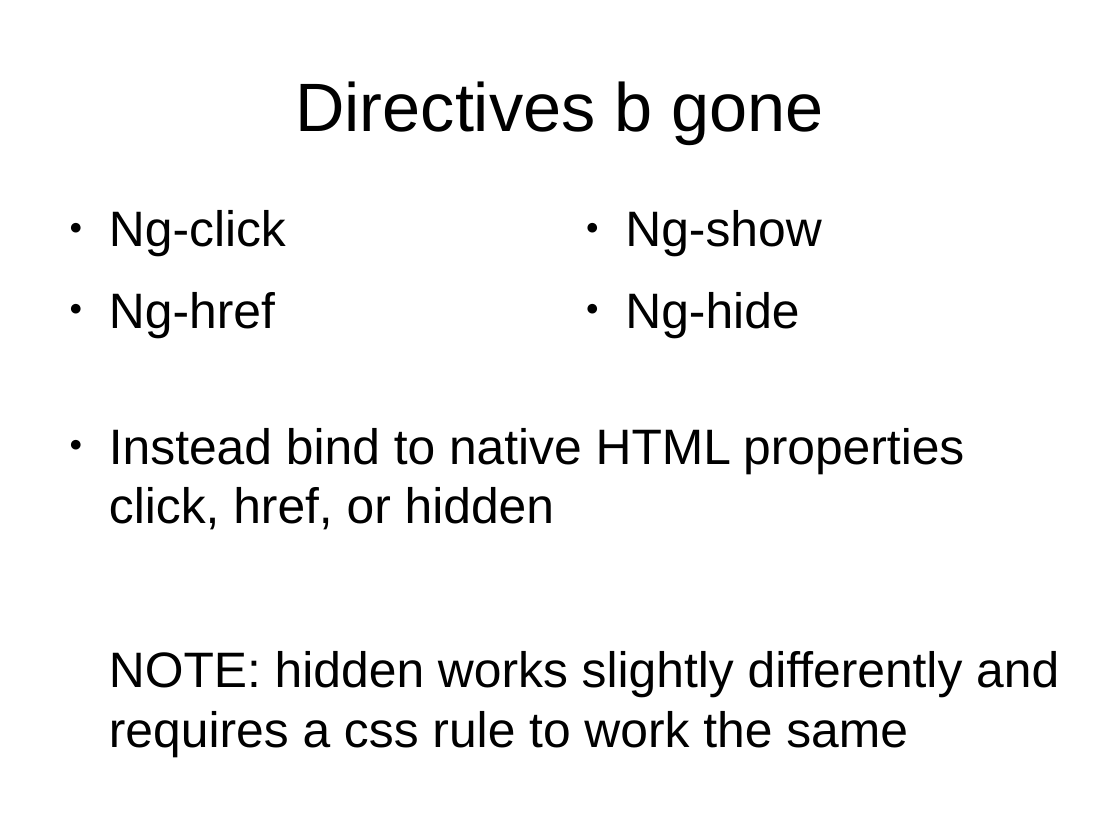
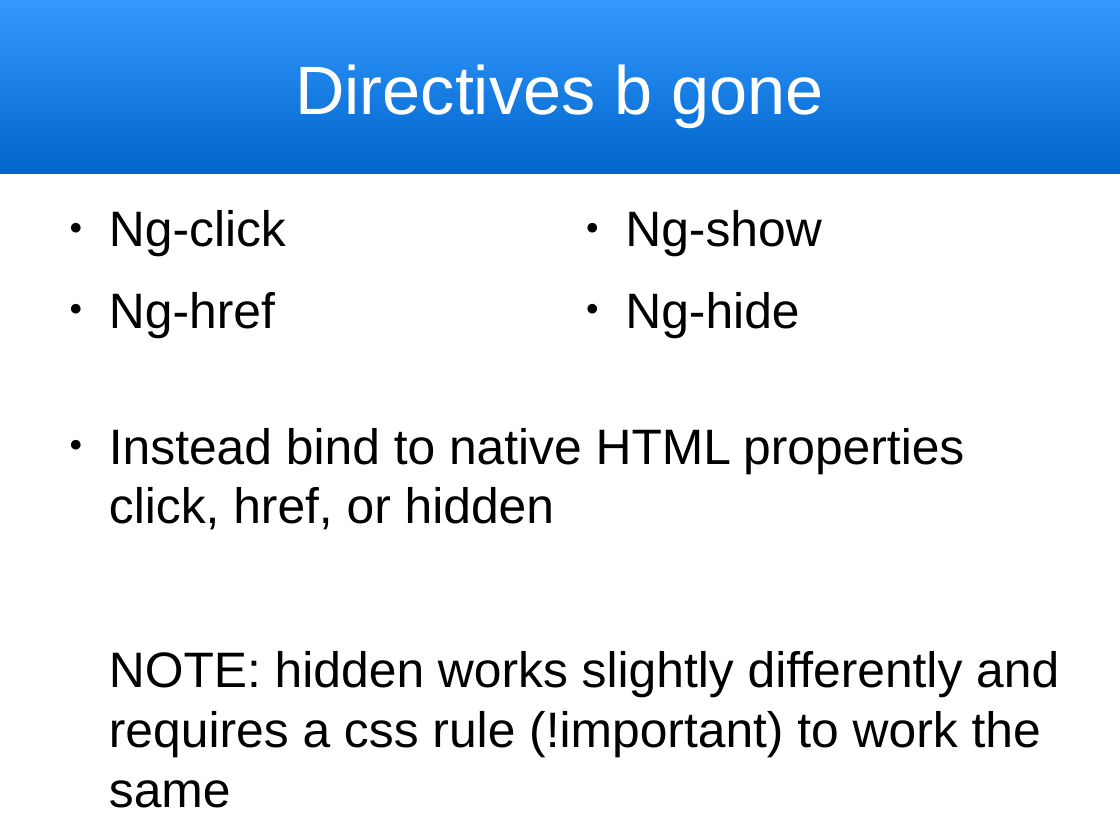
Before and after one commit to trognus/devcon2016, a slide deck: slide 27 of devconNg2_2.odp (slide 5 before the commit). Drawn at 1120x840 pixels with LibreOffice and Linux fonts; fonts in the diff are those of the drawing. Boxes give left, top, right and bottom in pixels: in the first picture for what was removed or moved away, otherwise in the second. Text is boxed around its words. In the diff, an @@ line names an element or a change of style, - is before the commit and + after.

```diff
--- a/devconNg2_2.odp
+++ b/devconNg2_2.odp
@@ title "Directives b gone": place and size @@
-title "Directives b gone" at box(295, 81, 824, 143)
+title "Directives b gone" at box(0, 0, 1120, 174)
@@ title "Directives b gone" at box(0, 0, 1120, 174): text colour #000000 to #FFFFFF; fill none to gradient #0066CC to #3399FF @@
@@ text at box(109, 651, 1059, 808): text changed @@
-NOTE: hidden works slightly differently and requires a css rule to work the same
+NOTE: hidden works slightly differently and requires a css rule (!important) to work the same
```
Also in this commit, not shown: 10 other slides changed, 22 slides added, 3 slides removed, 1 other file.
